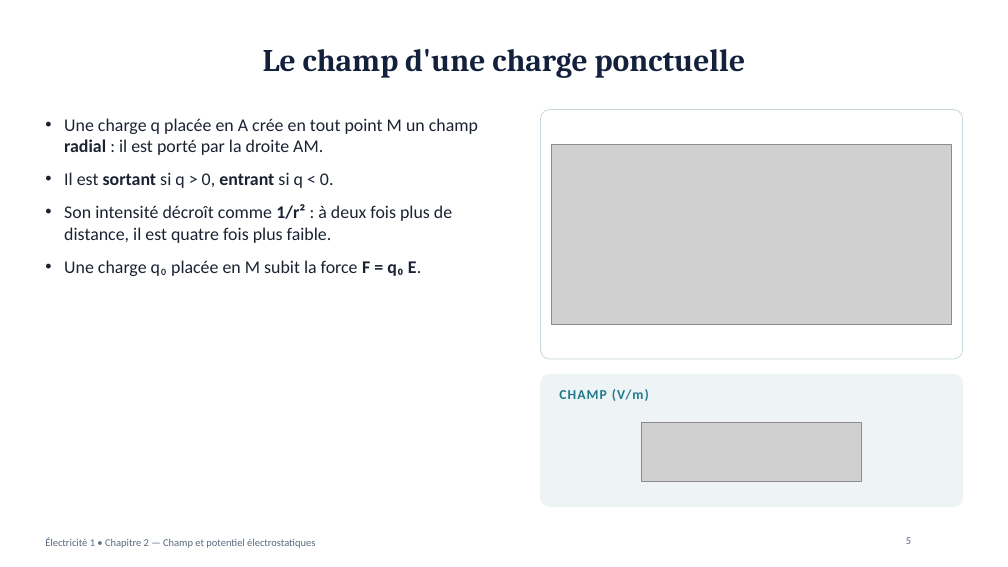
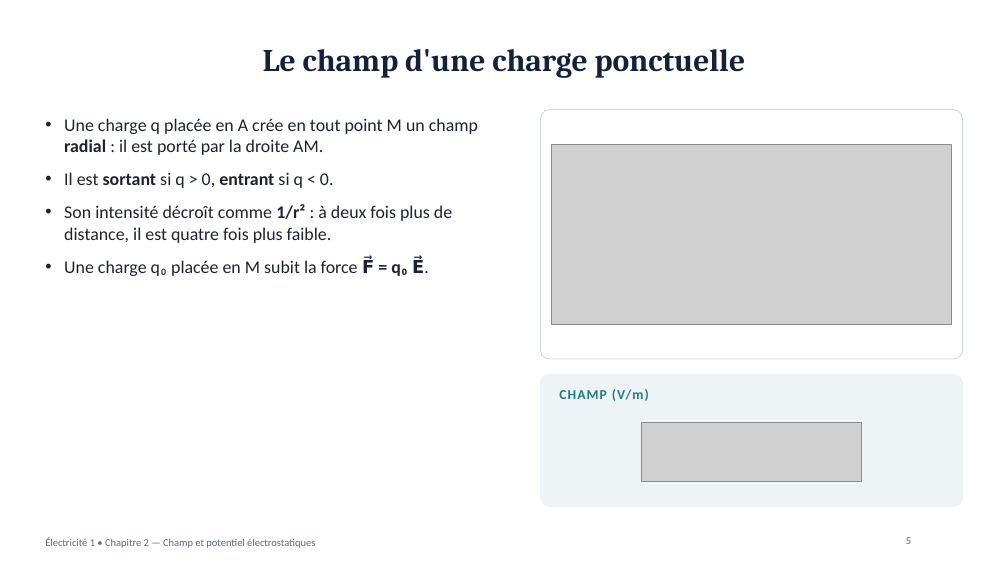
Before and after one commit to physiquefacile/physiquefacile.github.io, a slide deck: slide 5 of slides/Electricite_Chapitre_2_Champ_potentiel.pptx. Drawn at 1008x567 pixels with LibreOffice and Linux fonts; fonts in the diff are those of the drawing; grey boxes stand for pictures; background and template pictures are left out. Boxes give left, top, right and bottom in pixels: in the first picture for what was removed or moved away, otherwise in the second. Text is boxed around its words. In the diff, an @@ line names an element or a change of style, - is before the commit and + after.

```diff
--- a/slides/Electricite_Chapitre_2_Champ_potentiel.pptx
+++ b/slides/Electricite_Chapitre_2_Champ_potentiel.pptx
@@ text at (64,258,429,276): text changed @@
-• Une charge q₀ placée en M subit la force F = q₀ E.
+• Une charge q₀ placée en M subit la force F⃗ = q₀ E⃗.
```
Also in this commit, not shown: 7 other slides changed, 2 other files.
